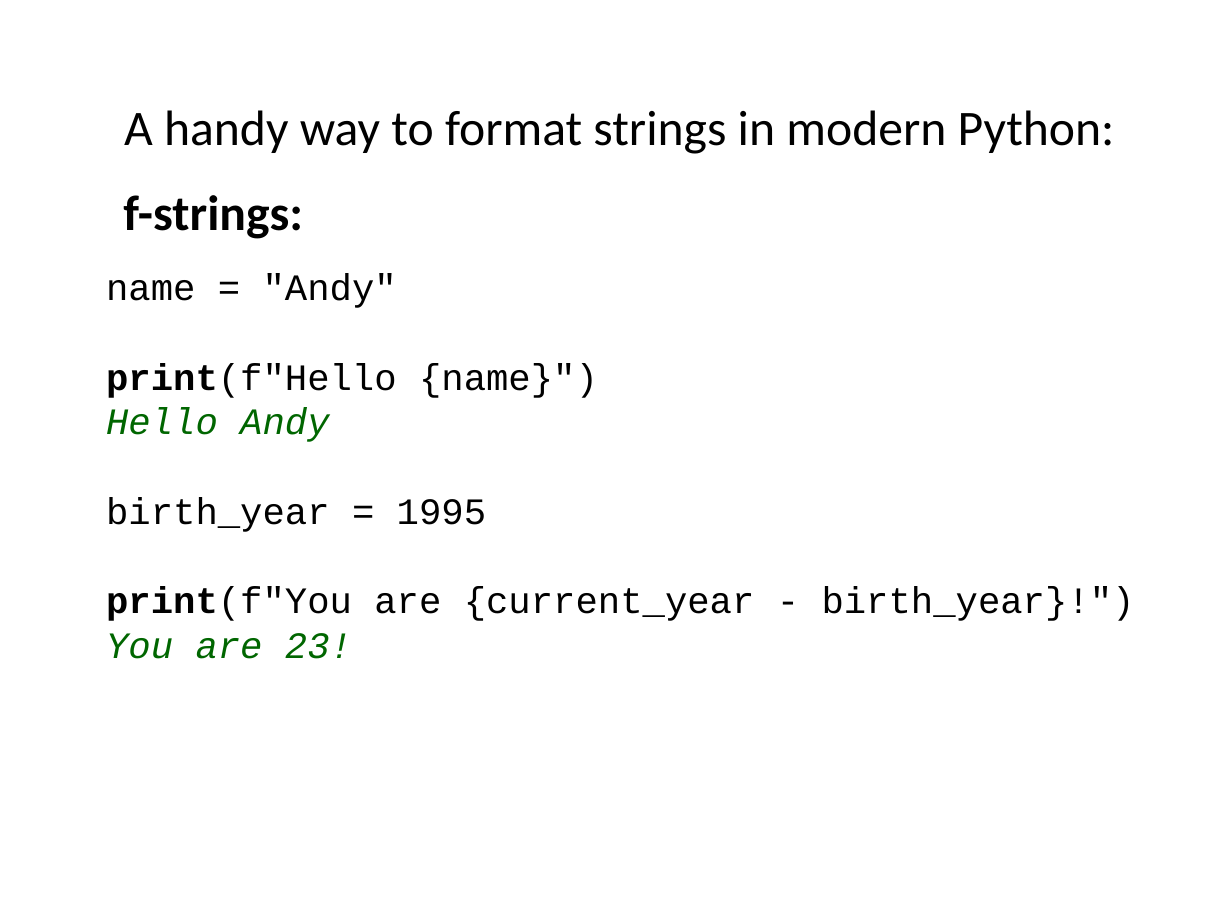
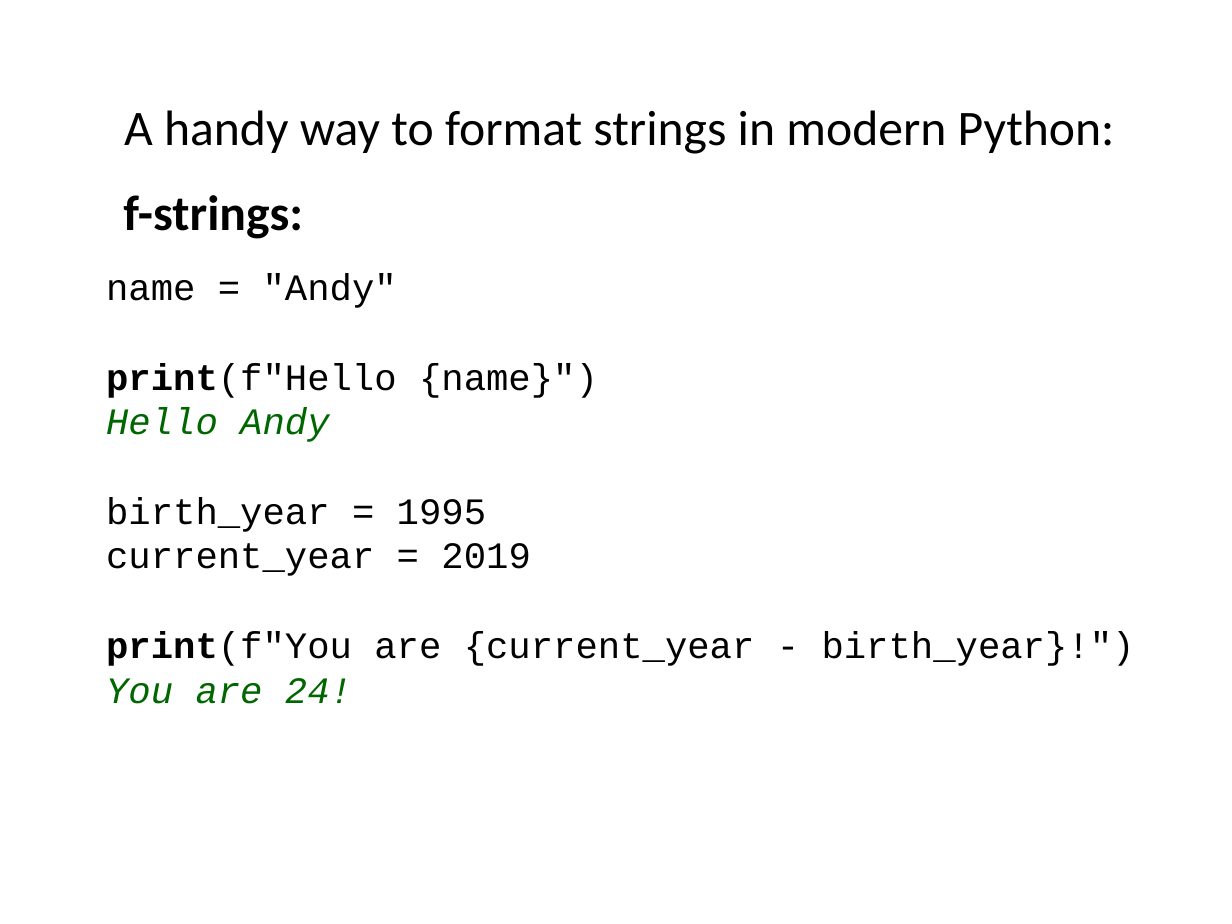
Before and after one commit to ncasuk/ncas-isc, a slide deck: slide 36 of python/presentations/learning_python/12_strings.pptx. Drawn at 1232x924 pixels with LibreOffice and Linux fonts; fonts in the diff are those of the drawing; background and template pictures are left out. Boxes give left, top, right and bottom in pixels: in the first picture for what was removed or moved away, otherwise in the second. Text is boxed around its words. In the diff, an @@ line names an element or a change of style, - is before the commit and + after.

```diff
--- a/python/presentations/learning_python/12_strings.pptx
+++ b/python/presentations/learning_python/12_strings.pptx
@@ text at (x1=106, y1=543, x2=530, y2=576): paragraph added @@
+current_year = 2019
@@ text at (x1=106, y1=678, x2=352, y2=704): text changed @@
-You are 23!
+You are 24!
```
Also in this commit, not shown: 1 other slide changed, 1 other file.
